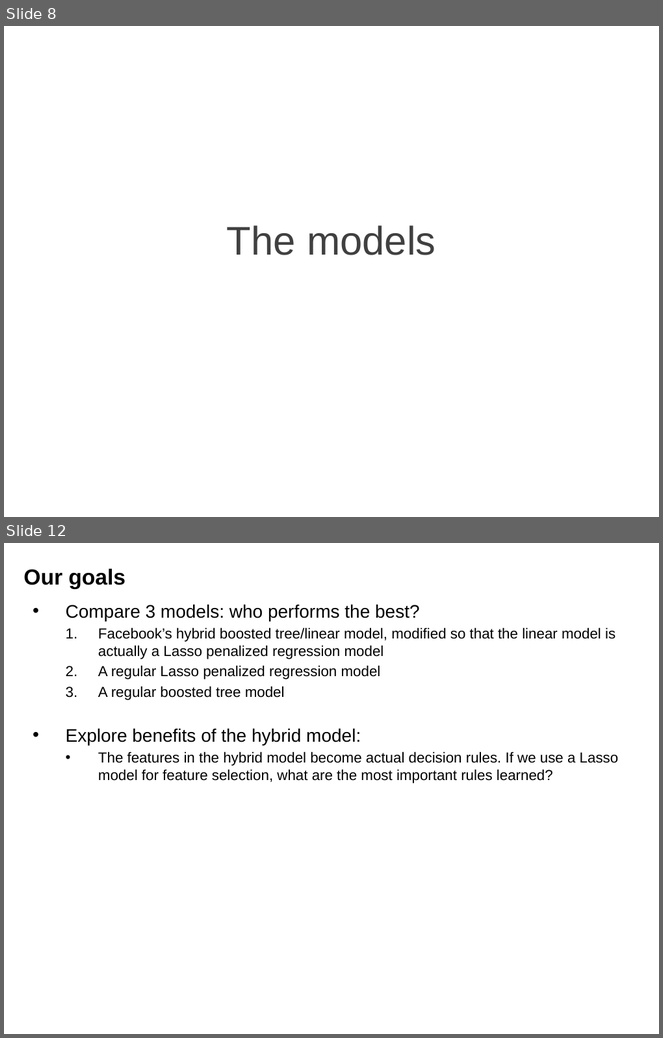
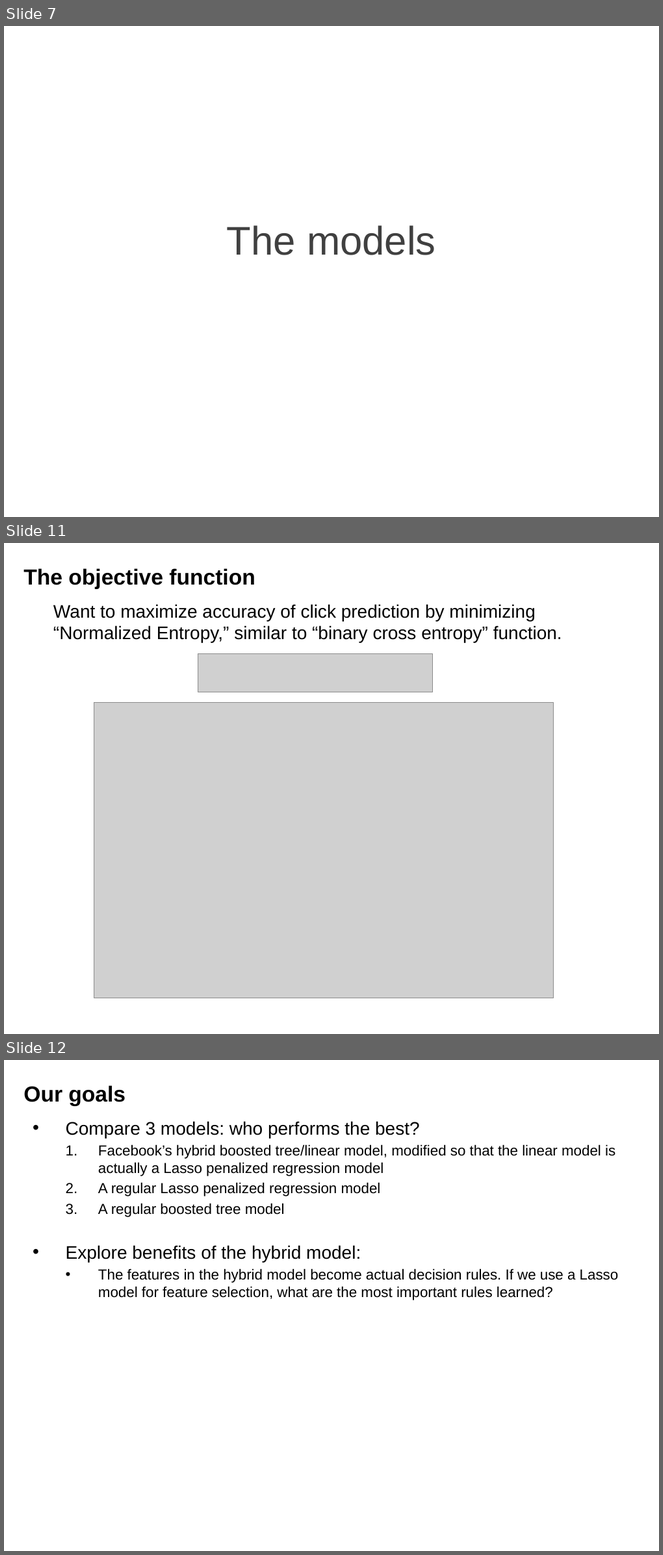
Before and after one commit to ffineis/stat_350_final, a slide deck: report/presentation.pptx. Shown one above the other, each under a label of ours: slides 8 and 12 before the commit, slides 7, 11 and 12 after it; the slides between them are not shown. The pictures are 663x1038 and 663x1555 pixels, drawn with LibreOffice and Linux fonts; fonts in the diff are those of the drawing; grey boxes stand for pictures; background and template pictures are left out. Boxes give left, top, right and bottom in pixels: in the first picture for what was removed or moved away, otherwise in the second. Text is boxed around its words. In the diff, an @@ line names an element or a change of style, - is before the commit and + after.

```diff
--- a/report/presentation.pptx
+++ b/report/presentation.pptx
@@ slide 11 added at [4, 543, 659, 1034], background picture (left out) @@
@@ text added at [24, 568, 255, 589], 24 pt, text #000000, bold @@
+The objective function
@@ subtitle added at [53, 604, 562, 642], 20 pt, text #000000 @@
+Want to maximize accuracy of click prediction by minimizing “Normalized Entropy,” similar to “binary cross entropy” function.
@@ picture added at [198, 654, 432, 693] @@
@@ picture added at [94, 703, 554, 999] @@
@@ page number added at [474, 999, 627, 1025], 12 pt, text #FFFFFF @@
+10
@@ what was slide 8 is now slide 7 @@
```
Also in this commit, not shown: 3 slides changed, 3 other slides added, 1 slide removed, 6 other files.
